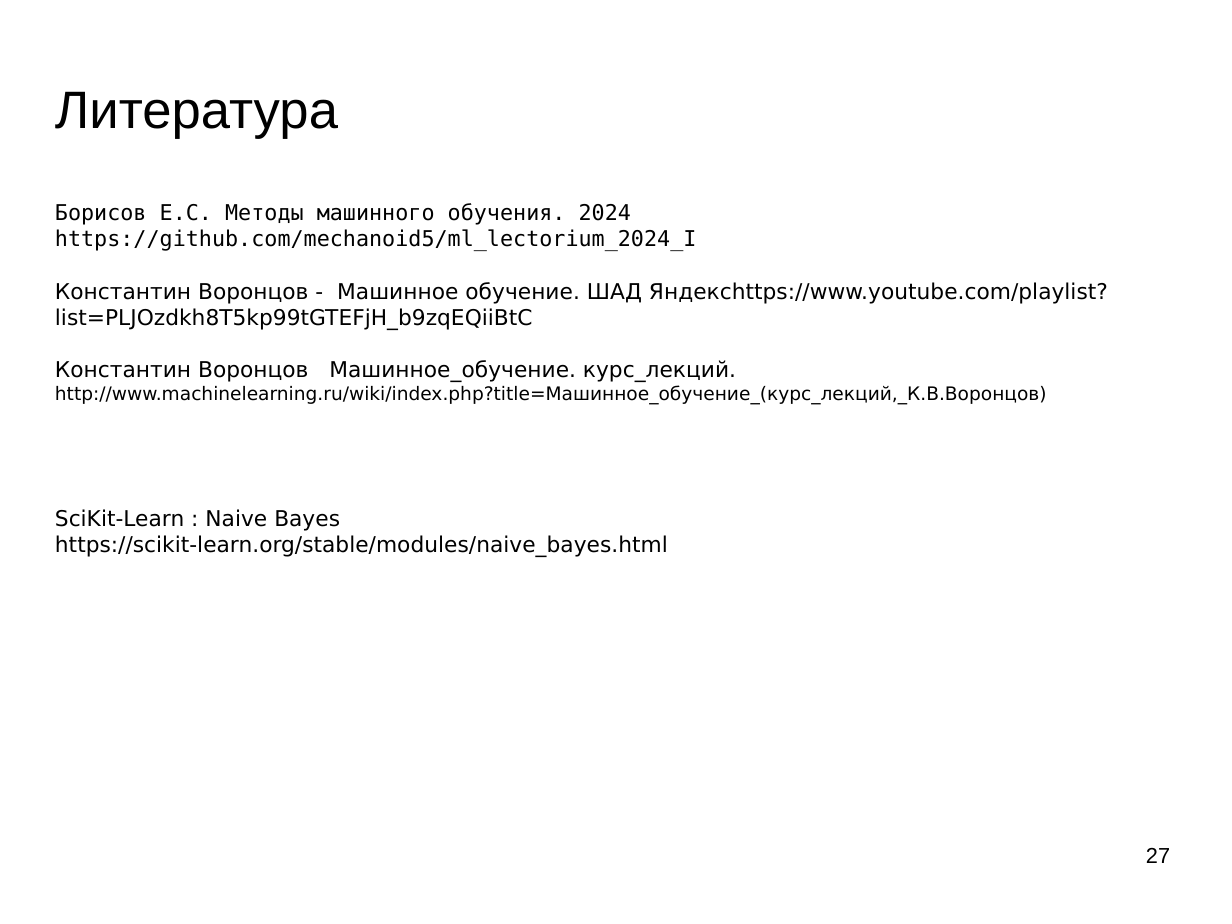
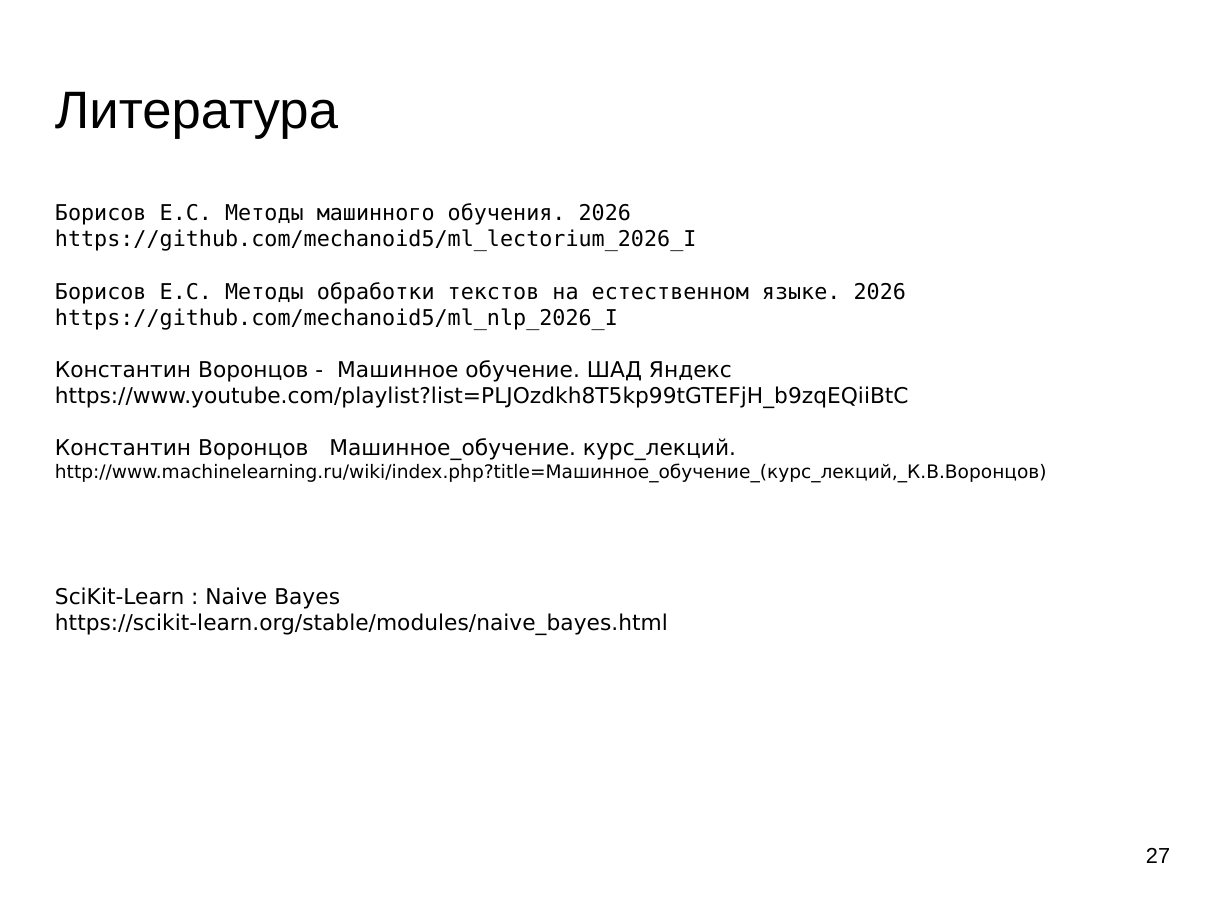
Before and after one commit to mechanoid5/ml_nlp_2026_I, a slide deck: slide 27 of 08-statistic-bayes.odp. Drawn at 1232x924 pixels with LibreOffice and Linux fonts; fonts in the diff are those of the drawing; background and template pictures are left out. Boxes give left, top, right and bottom in pixels: in the first picture for what was removed or moved away, otherwise in the second. Text is boxed around its words. In the diff, an @@ line names an element or a change of style, - is before the commit and + after.

```diff
--- a/08-statistic-bayes.odp
+++ b/08-statistic-bayes.odp
@@ text at <box>55,203,909,408</box>: text changed; font DejaVu Sans to DejaVu Sans Mono @@
-Борисов Е.С. Методы машинного обучения. 2024
-https://github.com/mechanoid5/ml_lectorium_2024_I
-Константин Воронцов - Машинное обучение. ШАД Яндексhttps://www.youtube.com/playlist?list=PLJOzdkh8T5kp99tGTEFjH_b9zqEQiiBtC
+Борисов Е.С. Методы машинного обучения. 2026
+https://github.com/mechanoid5/ml_lectorium_2026_I
+Борисов Е.С. Методы обработки текстов на естественном языке. 2026
+https://github.com/mechanoid5/ml_nlp_2026_I
+Константин Воронцов - Машинное обучение. ШАД Яндекс
+https://www.youtube.com/playlist?list=PLJOzdkh8T5kp99tGTEFjH_b9zqEQiiBtC
```
Also in this commit, not shown: 26 other files.
